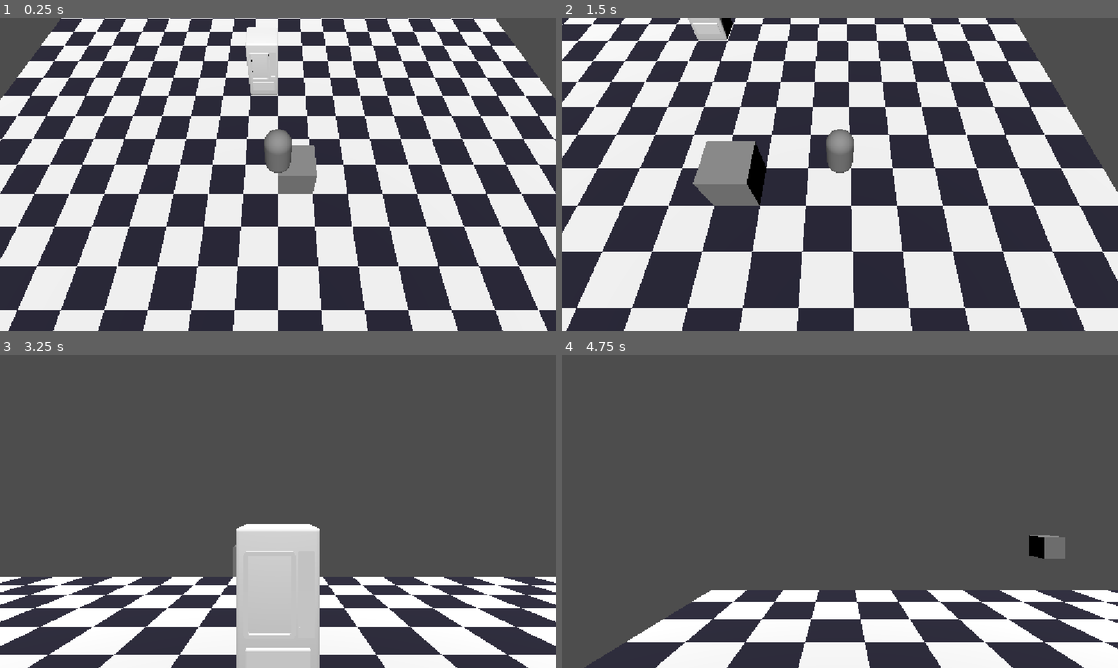
Above: before the commit, frames 1-4 (two rows, left to right).
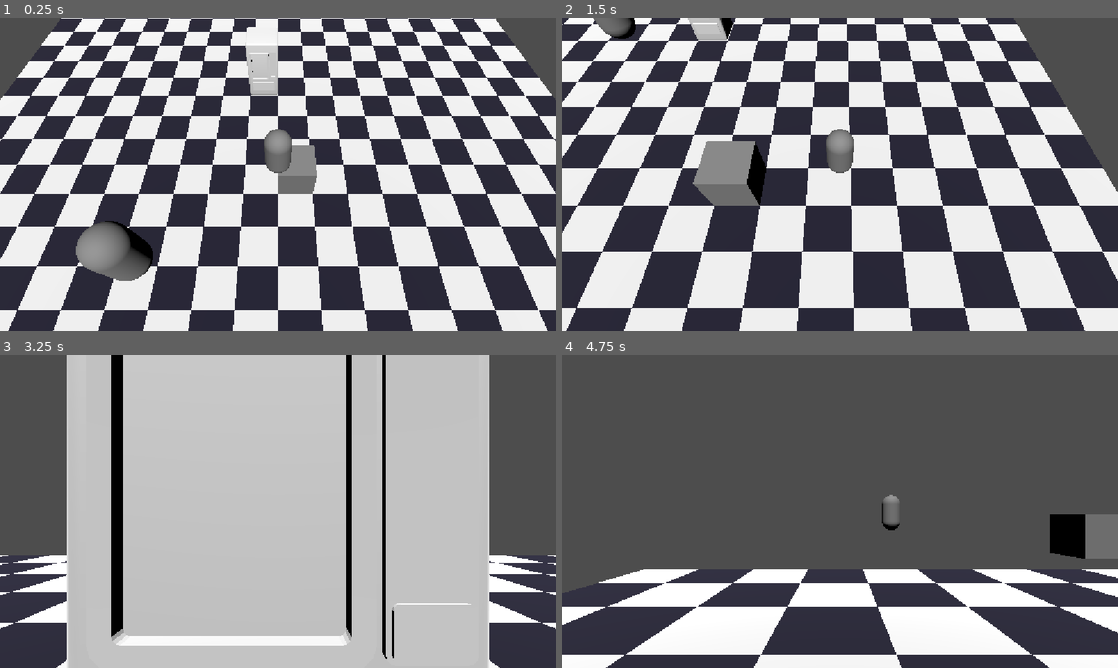
Above: after the commit, the same moments.

Repository: khriii/3d-food-tycoon
Game: Godot game, scene res://scenes/main/main.tscn
Same seed, same stepped clock (60 frames per second), same inputs: the game is played once before the commit and once after it.
Inputs (mouse positions are in pixels of both pictures, inside the frame that each line leads up to):
- Up to frame 1 (0.25 s): no input
- Up to frame 2 (1.5 s): move the mouse to (962, 158) at 0.52 s; hold D (move_right) 0.53-1.28 s; tap E (interact) at 0.6, 1.35 s; move the mouse to (728, 190) at 1.27 s; hold S (move_down) from 1.28 s (still down)
- Up to frame 3 (3.25 s): move the mouse to (333, 442) at 2.02 s; release S (move_down) at 2.03 s; hold D (move_right) 2.03-2.78 s; tap E (interact) at 2.1, 2.85 s; move the mouse to (250, 574) at 2.77 s; hold W (move_up) from 2.78 s (still down)
- Up to frame 4 (4.75 s): move the mouse to (1006, 558) at 3.52 s; release W (move_up) at 3.53 s; hold A (move_left) from 3.53 s (still down); tap E (interact) at 3.6, 4.35 s; move the mouse to (673, 464) at 4.27 s

The runs differ from the first frame. In frame 1, 1.8% of the frame differs, in the area x 13-28%, y 64-84%; in frame 2, 0.4%; in frame 3, 74%, in the area x 0-100%, y 0-100%; in frame 4, 23%.
Error before the commit: Cannot call method 'hide' on a null value. (res://managers/interaction_manager.gd:26)

Commit message:
Refactored Movement Component and added Player script to make the componenets indipendent

Diff:
--- a/3d-food-tycoon/components/movement_component.gd
+++ b/3d-food-tycoon/components/movement_component.gd
@@ -2,7 +2,6 @@
 extends Node3D
 
 @export var entity: CharacterBody3D
-@export var input_component: InputComponent
 @export var speed: float = 5.0
 @export var jump_velocity: float = 4.5
 @export var gravity: float = 9.8
@@ -11,22 +10,17 @@
 	if not entity.is_on_floor():
 		entity.velocity.y -= gravity * delta
 
-func apply_movement() -> void:
-	if input_component:
-		var direction := Vector3(input_component.input_dir.x, 0, input_component.input_dir.y).normalized()
+func apply_movement(dir: Vector2) -> void:
+	var direction := Vector3(dir.x, 0, dir.y).normalized()
 
-		if direction:
-			entity.velocity.x = direction.x * speed
-			entity.velocity.z = direction.z * speed
-		else:
-			entity.velocity.x = move_toward(entity.velocity.x, 0, speed)
-			entity.velocity.z = move_toward(entity.velocity.z, 0, speed)
+	if direction:
+		entity.velocity.x = direction.x * speed
+		entity.velocity.z = direction.z * speed
+	else:
+		entity.velocity.x = move_toward(entity.velocity.x, 0, speed)
+		entity.velocity.z = move_toward(entity.velocity.z, 0, speed)
 
-func move(delta: float) -> void:
+func move(delta: float, dir: Vector2) -> void:
 	apply_gravity(delta)
-	apply_movement()
+	apply_movement(dir)
 	entity.move_and_slide()
-
-func _physics_process(delta: float) -> void:
-	if entity:
-		move(delta)
--- a/3d-food-tycoon/managers/interaction_manager.gd
+++ b/3d-food-tycoon/managers/interaction_manager.gd
@@ -23,7 +23,8 @@
 		label.text=base_interaction_alert_label_text+interaction_areas[0].action_name
 		label.show()
 	else:
-		label.hide()
+		if label:
+			label.hide()
 
 # Sorts the interaction area array based on the position of the player (closest to player first)
 func _sort_by_distance_to_player(area1:InteractionAreaComponent,area2:InteractionAreaComponent):
--- a/3d-food-tycoon/scenes/main/main.tscn
+++ b/3d-food-tycoon/scenes/main/main.tscn
@@ -15,4 +15,4 @@
 [node name="Camera3D" type="Camera3D" parent="Player" unique_id=1330465765]
 transform = Transform3D(1, 0, 0, 0, 0.51861143, 0.8550101, 0, -0.8550101, 0.51861143, 0, 4.9434776, 3.565308)
 fov = 60.0
-size = 10.804
+size = 8.0
--- /dev/null
+++ b/3d-food-tycoon/scenes/npc/npc.gd
@@ -0,0 +1,7 @@
+extends CharacterBody3D
+
+@export var movement_component: MovementComponent
+
+
+func _physics_process(delta: float) -> void:
+	movement_component.move(delta, Vector2.UP)
--- /dev/null
+++ b/3d-food-tycoon/scenes/npc/npc.tscn
@@ -0,0 +1,24 @@
+[gd_scene format=3 uid="uid://jdqfb7gwrtq2"]
+
+[ext_resource type="Script" uid="uid://c6s774euqrifp" path="res://scenes/npc/npc.gd" id="1_pcwmf"]
+[ext_resource type="Script" uid="uid://megc0spkorwi" path="res://components/movement_component.gd" id="1_sspvn"]
+
+[sub_resource type="CapsuleMesh" id="CapsuleMesh_qgins"]
+
+[sub_resource type="CylinderShape3D" id="CylinderShape3D_qgins"]
+height = 1.9833984
+
+[node name="Npc" type="CharacterBody3D" unique_id=208316250 node_paths=PackedStringArray("movement_component")]
+script = ExtResource("1_pcwmf")
+movement_component = NodePath("MovementComponent")
+
+[node name="Mesh" type="MeshInstance3D" parent="." unique_id=180868887]
+mesh = SubResource("CapsuleMesh_qgins")
+
+[node name="Collision" type="CollisionShape3D" parent="." unique_id=1749595537]
+shape = SubResource("CylinderShape3D_qgins")
+
+[node name="MovementComponent" type="Node3D" parent="." unique_id=1548239376 node_paths=PackedStringArray("entity")]
+script = ExtResource("1_sspvn")
+entity = NodePath("..")
+metadata/_custom_type_script = "uid://megc0spkorwi"
--- a/3d-food-tycoon/scenes/objects/vending_machine/vending_machine.tscn
+++ b/3d-food-tycoon/scenes/objects/vending_machine/vending_machine.tscn
@@ -14,4 +14,4 @@
 shape = SubResource("BoxShape3D_qgins")
 
 [node name="CameraTarget" type="Marker3D" parent="." unique_id=873075453]
-transform = Transform3D(1, 0, 0, 0, 1, -0.00044457614, 0, 0.00044457614, 1, 0, 2.1829944, 4.7804785)
+transform = Transform3D(1, 0, 0, 0, 1, -0.00044457614, 0, 0.00044457614, 1, 0, 1.0552325, 2.2448883)
--- /dev/null
+++ b/3d-food-tycoon/scenes/player/player.gd
@@ -0,0 +1,15 @@
+class_name Player
+extends CharacterBody3D
+
+@export var input_component: InputComponent
+@export var movement_component: MovementComponent
+
+func _ready() -> void:
+	if not movement_component:
+		printerr("player.gd: movement_component missing")
+	if not input_component:
+		printerr("player.gd: input_component missing")
+
+func _physics_process(delta: float) -> void:
+	var input_dir = input_component.input_dir
+	movement_component.move(delta, input_dir)
--- a/3d-food-tycoon/scenes/player/player.tscn
+++ b/3d-food-tycoon/scenes/player/player.tscn
@@ -1,6 +1,7 @@
 [gd_scene format=3 uid="uid://ccaj46gli6fs5"]
 
 [ext_resource type="Script" uid="uid://megc0spkorwi" path="res://components/movement_component.gd" id="1_8afob"]
+[ext_resource type="Script" uid="uid://bb88kp63ujs6e" path="res://scenes/player/player.gd" id="1_gmlin"]
 [ext_resource type="Script" uid="uid://t67tn2usl4lf" path="res://components/input_component.gd" id="2_dovo2"]
 
 [sub_resource type="CapsuleMesh" id="CapsuleMesh_qgins"]
@@ -10,7 +11,10 @@
 height = 1.076
 radius = 0.319
 
-[node name="Player" type="CharacterBody3D" unique_id=1045326340]
+[node name="Player" type="CharacterBody3D" unique_id=1045326340 node_paths=PackedStringArray("input_component", "movement_component")]
+script = ExtResource("1_gmlin")
+input_component = NodePath("InputComponent")
+movement_component = NodePath("MovementComponent")
 
 [node name="MeshInstance3D" type="MeshInstance3D" parent="." unique_id=201924410]
 transform = Transform3D(0.6, 0, 0, 0, 0.6, 0, 0, 0, 0.6, 0, 0.022705078, 0)
@@ -20,10 +24,9 @@
 transform = Transform3D(1, 0, 0, 0, 1, 0, 0, 0, 1, 0, 0.055, 0)
 shape = SubResource("CylinderShape3D_qgins")
 
-[node name="MovementComponent" type="Node3D" parent="." unique_id=641073668 node_paths=PackedStringArray("entity", "input_component")]
+[node name="MovementComponent" type="Node3D" parent="." unique_id=641073668 node_paths=PackedStringArray("entity")]
 script = ExtResource("1_8afob")
 entity = NodePath("..")
-input_component = NodePath("../InputComponent")
 metadata/_custom_type_script = "uid://megc0spkorwi"
 
 [node name="InputComponent" type="Node" parent="." unique_id=279182610]
--- a/3d-food-tycoon/scenes/restaurants/pizzeria/pizzeria.tscn
+++ b/3d-food-tycoon/scenes/restaurants/pizzeria/pizzeria.tscn
@@ -4,6 +4,7 @@
 [ext_resource type="Texture2D" uid="uid://btmj8donbesb7" path="res://assets/textures/floor/floor_00.png" id="1_yrjyl"]
 [ext_resource type="PackedScene" uid="uid://3pcfs4um6bry" path="res://scenes/objects/test/test_cube.tscn" id="2_drdss"]
 [ext_resource type="PackedScene" uid="uid://cbcveu8igtaxm" path="res://scenes/objects/vending_machine/vending_machine.tscn" id="3_hu5ha"]
+[ext_resource type="PackedScene" uid="uid://jdqfb7gwrtq2" path="res://scenes/npc/npc.tscn" id="5_yjuqp"]
 
 [sub_resource type="StandardMaterial3D" id="StandardMaterial3D_gmlin"]
 albedo_texture = ExtResource("1_yrjyl")
@@ -35,3 +36,6 @@
 
 [node name="VendingMachine" parent="." unique_id=1818691325 instance=ExtResource("3_hu5ha")]
 transform = Transform3D(1, 0, 0, 0, 1, 0, 0, 0, 1, -0.5, 0, -4.5)
+
+[node name="Npc" parent="." unique_id=208316250 instance=ExtResource("5_yjuqp")]
+transform = Transform3D(1, 0, 0, 0, 1, 0, 0, 0, 1, -3.4835978, 0.89626455, 3.2021177)
Not shown, added: 3d-food-tycoon/scenes/npc/npc.gd.uid
Not shown, added: 3d-food-tycoon/scenes/player/player.gd.uid
